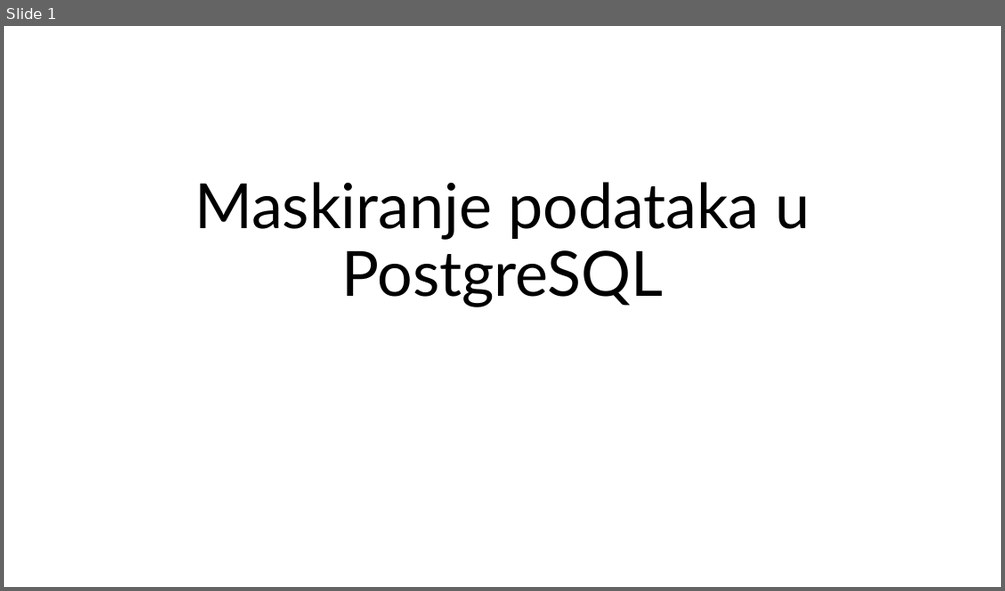
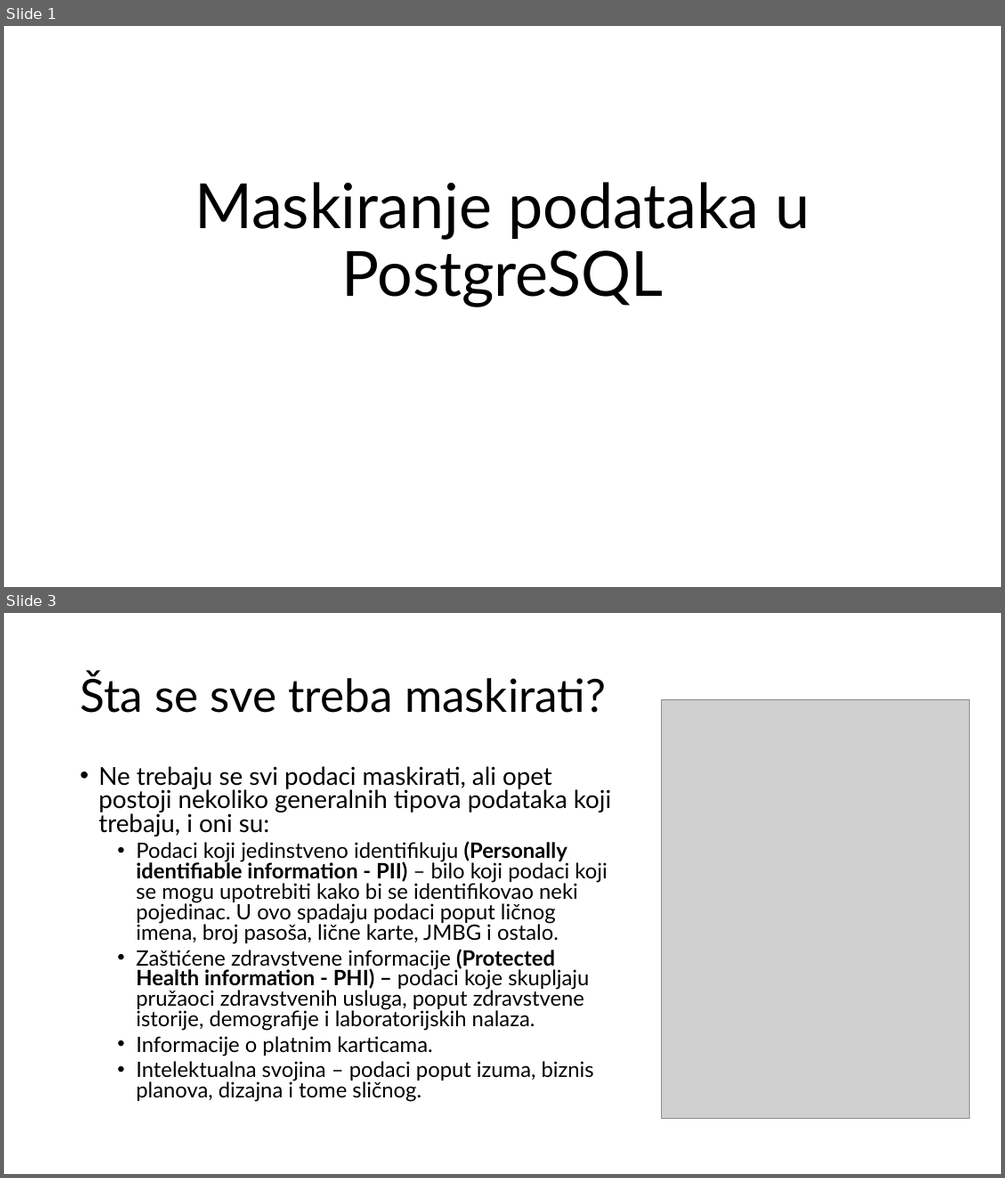
Before and after one commit to radisa-markovic/data-masking-postgres, a slide deck: Maskiranje podataka PostgreSQL.pptx. Shown one above the other, each under a label of ours: slide 1 before the commit, slides 1 and 3 after it; the slides between them are not shown. The pictures are 1005x591 and 1005x1178 pixels, drawn with LibreOffice and Linux fonts; fonts in the diff are those of the drawing; grey boxes stand for pictures. Boxes give left, top, right and bottom in pixels: in the first picture for what was removed or moved away, otherwise in the second. Text is boxed around its words. In the diff, an @@ line names an element or a change of style, - is before the commit and + after.

```diff
--- a/Maskiranje podataka PostgreSQL.pptx
+++ b/Maskiranje podataka PostgreSQL.pptx
@@ slide 3 added at (4, 613, 1001, 1174), background #FFFFFF @@
@@ title added at (80, 672, 606, 713), 44 pt, text #000000 @@
+Šta se sve treba maskirati?
@@ picture added at (662, 699, 970, 1118) @@
@@ text added at (98, 766, 611, 1102), 20.4 pt, text #000000 @@
+• Ne trebaju se svi podaci maskirati, ali opet postoji nekoliko generalnih tipova podataka koji trebaju, i oni su:
+  • Podaci koji jedinstveno identifikuju (Personally identifiable information - PII) – bilo koji podaci koji se mogu upotrebiti kako bi se identifikovao neki pojedinac. U ovo spadaju podaci poput ličnog imena, broj pasoša, lične karte, JMBG i ostalo.
+  • Zaštićene zdravstvene informacije (Protected Health information - PHI) – podaci koje skupljaju pružaoci zdravstvenih usluga, poput zdravstvene istorije, demografije i laboratorijskih nalaza.
+  • Informacije o platnim karticama.
+  • Intelektualna svojina – podaci poput izuma, biznis planova, dizajna i tome sličnog.
```
Also in this commit, not shown: 13 other slides added.
